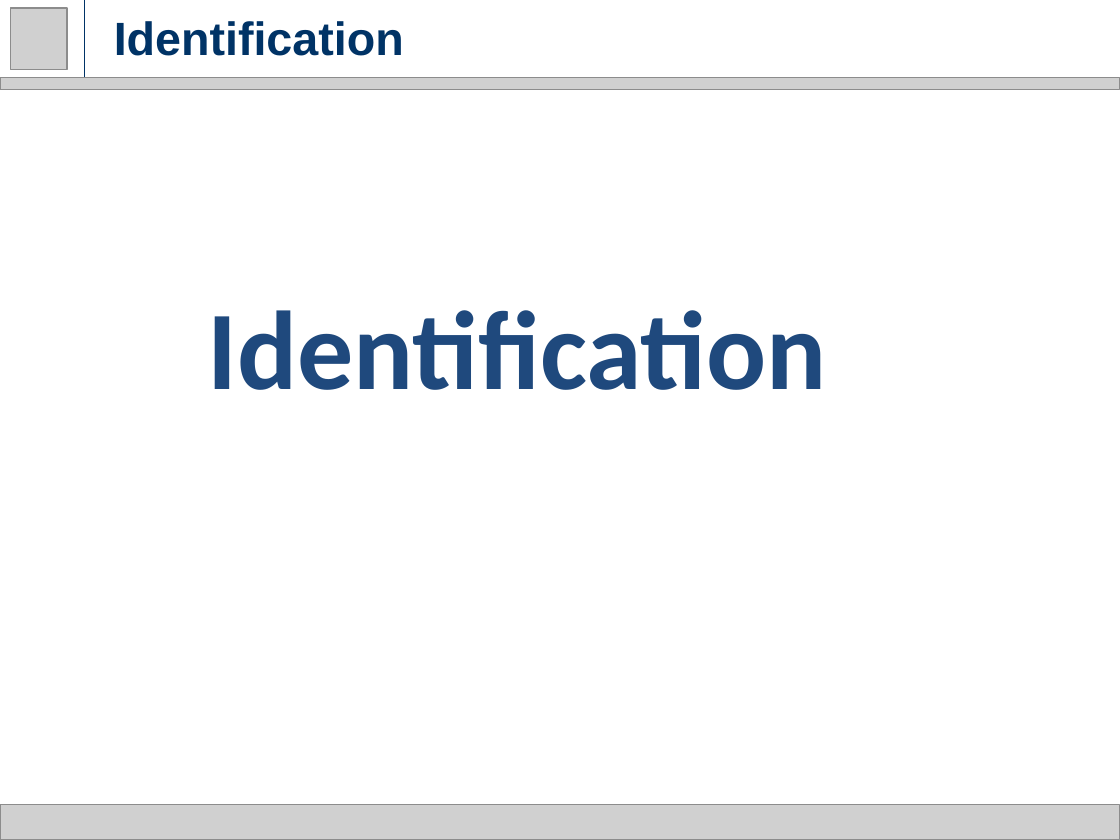
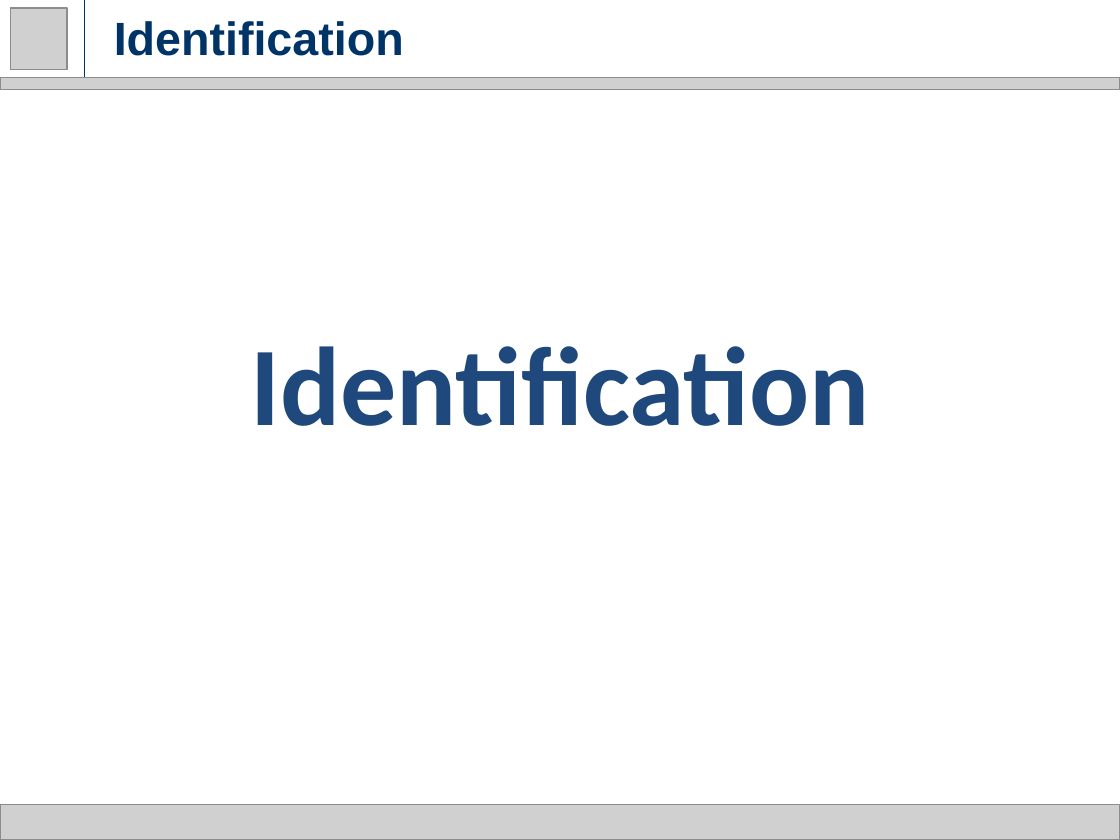
Before and after one commit to rssalessio/Control-Linear-Vibrations, a slide deck: slide 10 of finalPresentation/Part 1/Part1.pptx. Drawn at 1120x840 pixels with LibreOffice and Linux fonts; fonts in the diff are those of the drawing; grey boxes stand for pictures. Boxes give left, top, right and bottom in pixels: in the first picture for what was removed or moved away, otherwise in the second. Text is boxed around its words. In the diff, an @@ line names an element or a change of style, - is before the commit and + after.

```diff
--- a/finalPresentation/Part 1/Part1.pptx
+++ b/finalPresentation/Part 1/Part1.pptx
@@ text "Identification": place and size @@
-text "Identification" at [207,310,826,390]
+text "Identification" at [250,346,869,426]
```
Also in this commit, not shown: 7 other slides changed.
